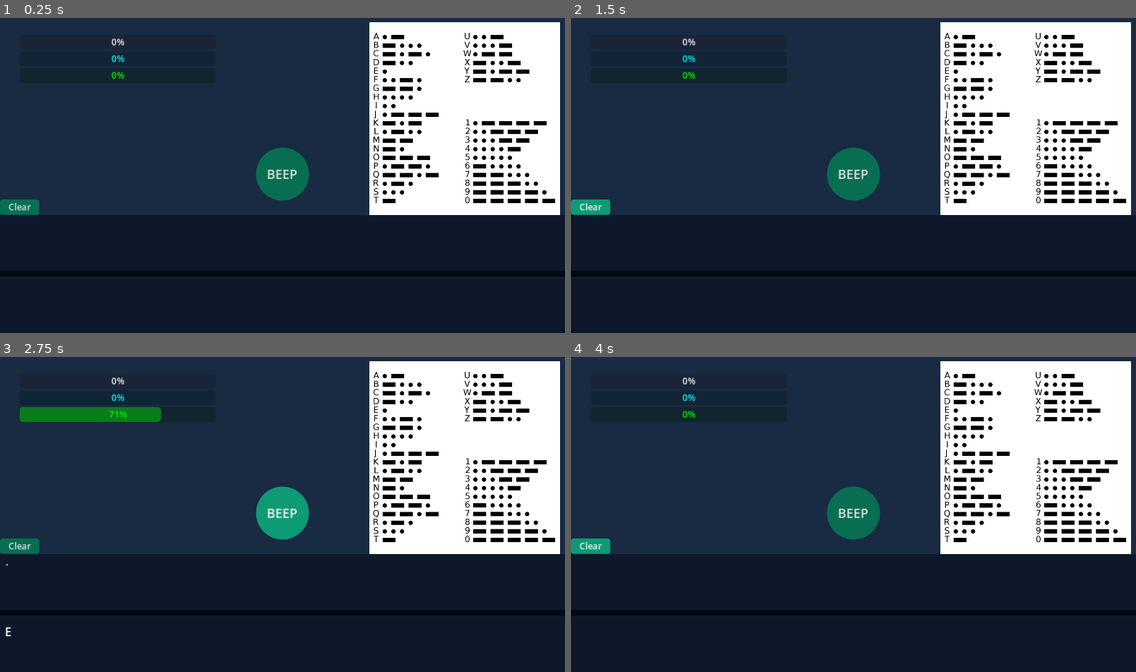
Above: before the commit, frames 1-4 (two rows, left to right).
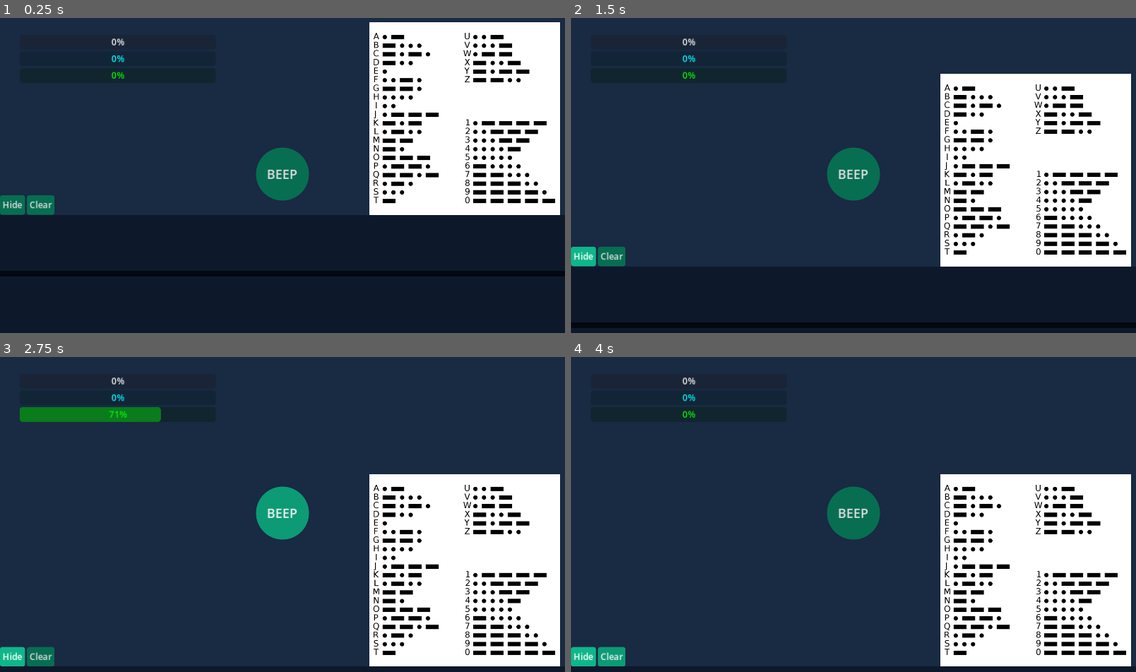
Above: after the commit, the same moments.

Repository: popcar2/MorseCodeSimulator
Game: Godot game, scene res://Scenes/main.tscn
Two runs of this game, one before a commit and one after it. Both use one fixed random seed, a clock stepped at 60 frames per second and the inputs below.
Inputs (mouse positions are in pixels of both pictures, inside the frame that each line leads up to):
- Up to frame 1 (0.25 s): no input
- Up to frame 2 (1.5 s): click "Clear" at 0.5 s; click (582, 203) at 1.25 s, where only the run after the commit has a clickable "Hide"
- Up to frame 3 (2.75 s): click "BEEP" at 2 s
- Up to frame 4 (4 s): click "BEEP" at 2.75 s; click "Clear" at 3.5 s

The runs differ from the first frame. In frame 1, 0.4% of the frame differs, in the area x 0-10%, y 56-63%; in frame 2, 18%; in frame 3, 28%, in the area x 0-100%, y 1-99%; in frame 4, 28%.

Commit message:
Add hiding bottom panel, re-ordered scene

Diff:
--- a/Nodes/settings_menu.tscn
+++ b/Nodes/settings_menu.tscn
@@ -40,7 +40,6 @@
 grow_vertical = 2
 
 [node name="Settings" type="Panel" parent="Settings Menu/TabContainer"]
-visible = false
 layout_mode = 2
 
 [node name="VBoxContainer" type="VBoxContainer" parent="Settings Menu/TabContainer/Settings"]
@@ -84,6 +83,7 @@
 popup/item_4/id = 4
 
 [node name="Advanced" type="Panel" parent="Settings Menu/TabContainer"]
+visible = false
 layout_mode = 2
 
 [node name="VBoxContainer" type="VBoxContainer" parent="Settings Menu/TabContainer/Advanced"]
--- a/Scenes/main.tscn
+++ b/Scenes/main.tscn
@@ -58,82 +58,9 @@
 grow_vertical = 2
 focus_mode = 0
 theme = ExtResource("5_lqst7")
+keep_pressed_outside = true
 text = "BEEP"
 icon = null
-
-[node name="Panel" type="Panel" parent="."]
-layout_mode = 0
-offset_left = 753.0
-offset_top = 15.0
-offset_right = 1352.0
-offset_bottom = 863.0
-scale = Vector2(0.65, 0.65)
-script = ExtResource("6_jn1kn")
-
-[node name="Sprite2D" type="Sprite2D" parent="Panel"]
-position = Vector2(299, 424)
-texture = ExtResource("4_ds2fy")
-
-[node name="Paper Click" type="AudioStreamPlayer" parent="Panel"]
-stream = ExtResource("8_gy17g")
-
-[node name="PanelContainer" type="PanelContainer" parent="."]
-layout_mode = 1
-anchors_preset = 12
-anchor_top = 1.0
-anchor_right = 1.0
-anchor_bottom = 1.0
-offset_top = -241.0
-grow_horizontal = 2
-grow_vertical = 0
-theme_override_styles/panel = SubResource("StyleBoxFlat_7co60")
-
-[node name="VSplitContainer" type="VSplitContainer" parent="PanelContainer"]
-layout_mode = 2
-
-[node name="Morse Panel" type="Panel" parent="PanelContainer/VSplitContainer"]
-layout_mode = 2
-size_flags_vertical = 3
-
-[node name="Morse Label" type="RichTextLabel" parent="PanelContainer/VSplitContainer/Morse Panel"]
-unique_name_in_owner = true
-layout_mode = 2
-offset_left = 10.0
-offset_top = 15.0
-offset_right = 1152.0
-offset_bottom = 231.0
-grow_horizontal = 2
-grow_vertical = 2
-theme_override_fonts/normal_font = ExtResource("3_vom0s")
-theme_override_font_sizes/normal_font_size = 24
-bbcode_enabled = true
-fit_content = true
-
-[node name="Reset Button" type="Button" parent="PanelContainer/VSplitContainer/Morse Panel"]
-unique_name_in_owner = true
-custom_minimum_size = Vector2(80, 0)
-layout_mode = 1
-offset_top = -31.0
-offset_right = 51.0
-focus_mode = 0
-text = "Clear"
-
-[node name="Plaintext Panel" type="Panel" parent="PanelContainer/VSplitContainer"]
-layout_mode = 2
-size_flags_vertical = 3
-
-[node name="Normal Label" type="RichTextLabel" parent="PanelContainer/VSplitContainer/Plaintext Panel"]
-unique_name_in_owner = true
-layout_mode = 2
-offset_left = 10.0
-offset_top = 15.0
-offset_right = 1152.0
-offset_bottom = 231.0
-grow_horizontal = 2
-grow_vertical = 2
-theme_override_font_sizes/normal_font_size = 24
-bbcode_enabled = true
-fit_content = true
 
 [node name="ProgressBars" type="Control" parent="."]
 anchors_preset = 0
@@ -161,3 +88,98 @@
 unique_name_in_owner = true
 modulate = Color(0, 1, 0, 1)
 layout_mode = 2
+
+[node name="Bottom Panels" type="Control" parent="."]
+unique_name_in_owner = true
+layout_mode = 1
+anchors_preset = 15
+anchor_right = 1.0
+anchor_bottom = 1.0
+grow_horizontal = 2
+grow_vertical = 2
+mouse_filter = 2
+
+[node name="Cheat Sheet" type="Panel" parent="Bottom Panels"]
+unique_name_in_owner = true
+layout_mode = 2
+offset_left = 753.0
+offset_top = 15.0
+offset_right = 1352.0
+offset_bottom = 863.0
+scale = Vector2(0.65, 0.65)
+script = ExtResource("6_jn1kn")
+
+[node name="Sprite2D" type="Sprite2D" parent="Bottom Panels/Cheat Sheet"]
+position = Vector2(299, 424)
+texture = ExtResource("4_ds2fy")
+
+[node name="Paper Click" type="AudioStreamPlayer" parent="Bottom Panels/Cheat Sheet"]
+stream = ExtResource("8_gy17g")
+
+[node name="Panel Buttons" type="HBoxContainer" parent="Bottom Panels"]
+layout_mode = 0
+offset_top = 367.0
+offset_right = 110.0
+offset_bottom = 407.0
+
+[node name="Hide Button" type="Button" parent="Bottom Panels/Panel Buttons"]
+unique_name_in_owner = true
+layout_mode = 2
+focus_mode = 0
+toggle_mode = true
+text = "Hide"
+
+[node name="Reset Button" type="Button" parent="Bottom Panels/Panel Buttons"]
+unique_name_in_owner = true
+layout_mode = 2
+focus_mode = 0
+text = "Clear"
+
+[node name="PanelContainer" type="PanelContainer" parent="Bottom Panels"]
+layout_mode = 1
+anchors_preset = 12
+anchor_top = 1.0
+anchor_right = 1.0
+anchor_bottom = 1.0
+offset_top = -241.0
+grow_horizontal = 2
+grow_vertical = 0
+theme_override_styles/panel = SubResource("StyleBoxFlat_7co60")
+
+[node name="VSplitContainer" type="VSplitContainer" parent="Bottom Panels/PanelContainer"]
+layout_mode = 2
+
+[node name="Morse Panel" type="Panel" parent="Bottom Panels/PanelContainer/VSplitContainer"]
+layout_mode = 2
+size_flags_vertical = 3
+
+[node name="Morse Label" type="RichTextLabel" parent="Bottom Panels/PanelContainer/VSplitContainer/Morse Panel"]
+unique_name_in_owner = true
+layout_mode = 2
+offset_left = 10.0
+offset_top = 15.0
+offset_right = 1152.0
+offset_bottom = 231.0
+grow_horizontal = 2
+grow_vertical = 2
+theme_override_fonts/normal_font = ExtResource("3_vom0s")
+theme_override_font_sizes/normal_font_size = 24
+bbcode_enabled = true
+fit_content = true
+
+[node name="Plaintext Panel" type="Panel" parent="Bottom Panels/PanelContainer/VSplitContainer"]
+layout_mode = 2
+size_flags_vertical = 3
+
+[node name="Normal Label" type="RichTextLabel" parent="Bottom Panels/PanelContainer/VSplitContainer/Plaintext Panel"]
+unique_name_in_owner = true
+layout_mode = 2
+offset_left = 10.0
+offset_top = 15.0
+offset_right = 1152.0
+offset_bottom = 231.0
+grow_horizontal = 2
+grow_vertical = 2
+theme_override_font_sizes/normal_font_size = 24
+bbcode_enabled = true
+fit_content = true
--- a/Scripts/morse_controller.gd
+++ b/Scripts/morse_controller.gd
@@ -4,6 +4,7 @@
 @onready var morse_label: RichTextLabel = %'Morse Label'
 @onready var normal_label: RichTextLabel = %'Normal Label'
 @onready var reset_button: Button = %'Reset Button'
+@onready var hide_button: Button = %'Hide Button'
 @onready var held_timer: Timer = $'Held Timer'
 @onready var word_timer: Timer = $'Word Timer'
 @onready var letter_timer: Timer = $'Letter Timer'
@@ -17,6 +18,7 @@
 	word_timer.connect("timeout", _on_word_timer_timeout)
 	letter_timer.connect("timeout", _on_letter_timer_timeout)
 	reset_button.connect("pressed", reset_label)
+	hide_button.connect("toggled", _hide_panel_toggled)
 
 func _input(event):
 	if event.is_action_pressed("press_morse"):
@@ -67,3 +69,12 @@
 	normal_label.text = ''
 	letter_timer.stop()
 	word_timer.stop()
+
+func _hide_panel_toggled(toggled: bool):
+	var tween: Tween = create_tween()
+	tween.set_ease(Tween.EASE_OUT)
+	tween.set_trans(Tween.TRANS_CUBIC)
+	if !toggled:
+		tween.tween_property(%'Bottom Panels', "position:y", 0, 1)
+	else:
+		tween.tween_property(%'Bottom Panels', "position:y", 230, 1)
